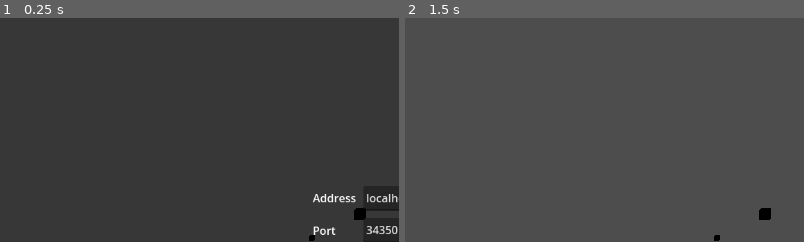
Above: before the commit, frames 1-2 (left to right).
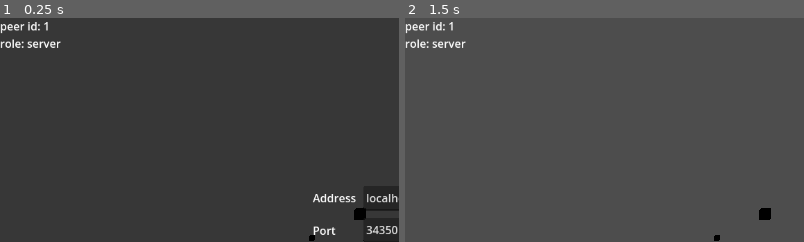
Above: after the commit, the same moments.

Repository: MathArtTechnologies/deivid-v-space
Game: Godot game, scene res://scenes/sand_box/MovementTest.tscn
The game is run twice, just before and just after one commit, with the same random seed, the same clock (stepped at 60 frames per second) and the same inputs.
Inputs (mouse positions are % of the whole screen's width and height, from its top left):
- Up to frame 1 (0.25 s): no input
- Up to frame 2 (1.5 s): click "Join" at 0.5 s; tap Enter at 1.25 s; move the mouse to (72, 45) at 1.27 s; hold W (forward) from 1.28 s (still down)
The pictures show only the part of the screen within x 0-50%, y 0-50%; the shares and areas given below are measured in that part.

The runs differ from the first frame. In frame 1, 0.5% of the frame differs, in the area x 0-16%, y 1-14%; in frame 2, 0.5%.

Commit message:
fix multiplayer, new character model

Diff:
--- a/project.godot
+++ b/project.godot
@@ -16,6 +16,10 @@
 config/features=PackedStringArray("4.5", "GL Compatibility")
 config/icon="res://icon.svg"
 
+[autoload]
+
+Globals="*res://scripts/sand_box/movement_test/globals.gd"
+
 [input]
 
 forward={
@@ -30,6 +34,11 @@
 , Object(InputEventKey,"resource_local_to_scene":false,"resource_name":"","device":-1,"window_id":0,"alt_pressed":false …(186 unchanged characters)…
 ]
 }
+pause={
+"deadzone": 0.2,
+"events": [Object(InputEventKey,"resource_local_to_scene":false,"resource_name":"","device":-1,"window_id":0,"alt_pressed":false,"shift_pressed":false,"ctrl_pressed":false,"meta_pressed":false,"pressed":false,"keycode":0,"physical_keycode":4194305,"key_label":0,"unicode":0,"location":0,"echo":false,"script":null)
+]
+}
 
 [rendering]
 
--- a/scenes/characters/Spaceship.tscn
+++ b/scenes/characters/Spaceship.tscn
@@ -1,11 +1,18 @@
-[gd_scene load_steps=8 format=3 uid="uid://cp0lfbi17x0r8"]
+[gd_scene load_steps=9 format=3 uid="uid://cp0lfbi17x0r8"]
 
 [ext_resource type="Script" uid="uid://d3vivlakbgdpo" path="res://scripts/characters/spaceship.gd" id="1_ffpsi"]
 [ext_resource type="PackedScene" uid="uid://lrwjwfaigr0t" path="res://scenes/components/CharacterVelocityComp.tscn" id="2_18nwe"]
 [ext_resource type="PackedScene" uid="uid://brsfw5qan0sh3" path="res://scenes/components/CharacterRotationComp.tscn" id="3_hyrv2"]
 [ext_resource type="PackedScene" uid="uid://f5aggkykyjuk" path="res://scenes/components/ControllerComp.tscn" id="3_w4wvo"]
+[ext_resource type="PackedScene" uid="uid://bsf6ytiyo7kyr" path="res://models/spaceship.glb" id="5_x7kw5"]
 
-[sub_resource type="SceneReplicationConfig" id="SceneReplicationConfig_hyrv2"]
+[sub_resource type="PrismMesh" id="PrismMesh_388g2"]
+size = Vector3(15, 20, 2)
+
+[sub_resource type="ConvexPolygonShape3D" id="ConvexPolygonShape3D_388g2"]
+points = PackedVector3Array(0, 10, 1, 7.5, -10, 1, -7.5, -10, 1, -7.5, -10, -1, 7.5, -10, -1, 0, 10, -1)
+
+[sub_resource type="SceneReplicationConfig" id="SceneReplicationConfig_x7kw5"]
 properties/0/path = NodePath(".:position")
 properties/0/spawn = true
 properties/0/replication_mode = 1
@@ -13,23 +20,18 @@
 properties/1/spawn = true
 properties/1/replication_mode = 1
 
-[sub_resource type="PrismMesh" id="PrismMesh_388g2"]
-size = Vector3(15, 20, 2)
-
-[sub_resource type="ConvexPolygonShape3D" id="ConvexPolygonShape3D_388g2"]
-points = PackedVector3Array(0, 10, 1, 7.5, -10, 1, -7.5, -10, 1, -7.5, -10, -1, 7.5, -10, -1, 0, 10, -1)
-
 [node name="Spaceship" type="CharacterBody3D"]
 transform = Transform3D(1, 0, 0, 0, -4.371139e-08, 1, 0, -1, -4.371139e-08, 0, 0, 0)
+collision_layer = 0
+collision_mask = 0
 script = ExtResource("1_ffpsi")
 
-[node name="MultiplayerSynchronizer" type="MultiplayerSynchronizer" parent="."]
-replication_config = SubResource("SceneReplicationConfig_hyrv2")
-
 [node name="Mesh" type="MeshInstance3D" parent="."]
+visible = false
 mesh = SubResource("PrismMesh_388g2")
 
 [node name="Collision" type="CollisionShape3D" parent="."]
+visible = false
 shape = SubResource("ConvexPolygonShape3D_388g2")
 
 [node name="CharacterVelocityComp" parent="." instance=ExtResource("2_18nwe")]
@@ -39,8 +41,14 @@
 [node name="ControllerComp" parent="." instance=ExtResource("3_w4wvo")]
 
 [node name="Camera" type="Camera3D" parent="."]
-transform = Transform3D(1, 0, 0, 0, -4.371139e-08, -1, 0, 1, -4.371139e-08, 0, -30, 4.5)
+transform = Transform3D(1, 0, 0, 0, -4.371139e-08, -1, 0, 1, -4.371139e-08, 0, -4, 1.5)
 fov = 60.0
 
 [node name="Light" type="DirectionalLight3D" parent="."]
-transform = Transform3D(1, 0, 0, 0, 0.49999997, -0.86602545, 0, 0.86602545, 0.49999997, 0, -20, 6)
+transform = Transform3D(1, 0, 0, 0, 0.49999997, -0.86602545, 0, 0.86602545, 0.49999997, 0, -3.7183535, 4.246027)
+
+[node name="spaceship" parent="." instance=ExtResource("5_x7kw5")]
+transform = Transform3D(1, 0, 0, 0, -4.371139e-08, -1, 0, 1, -4.371139e-08, 0, 0, 0)
+
+[node name="MultiplayerSynchronizer" type="MultiplayerSynchronizer" parent="."]
+replication_config = SubResource("SceneReplicationConfig_x7kw5")
--- a/scenes/sand_box/MovementTest.tscn
+++ b/scenes/sand_box/MovementTest.tscn
@@ -1,11 +1,8 @@
-[gd_scene load_steps=8 format=3 uid="uid://dxkypaiotqx0o"]
-
-[ext_resource type="Script" uid="uid://b6ganfq23sdj1" path="res://scripts/networking/server.gd" id="1_13c0c"]
+[gd_scene load_steps=5 format=3 uid="uid://dxkypaiotqx0o"]
+
 [ext_resource type="Script" uid="uid://du63oekpchia6" path="res://scripts/sand_box/movement_test/game.gd" id="1_xloyl"]
-[ext_resource type="Script" uid="uid://ch1agfobf4drk" path="res://scripts/networking/client.gd" id="2_xloyl"]
-[ext_resource type="Script" uid="uid://chapym3e2u8cm" path="res://scripts/sand_box/movement_test/ui.gd" id="3_5iirr"]
-[ext_resource type="PackedScene" uid="uid://f5aggkykyjuk" path="res://scenes/components/ControllerComp.tscn" id="4_4nmwc"]
-[ext_resource type="Script" uid="uid://du00rql103t1i" path="res://scripts/sand_box/movement_test/players_manager.gd" id="4_5iirr"]
+[ext_resource type="Script" uid="uid://b64trhrhyvtg7" path="res://scripts/sand_box/movement_test/ui_pause.gd" id="2_lgdfk"]
+[ext_resource type="Script" uid="uid://c3labu7i5bl68" path="res://scripts/sand_box/movement_test/ui_game.gd" id="4_13c0c"]
 
 [sub_resource type="BoxMesh" id="BoxMesh_7ud5i"]
 size = Vector3(5, 5, 5)
@@ -15,15 +12,6 @@
 
 [node name="Camera" type="Camera3D" parent="."]
 transform = Transform3D(-4.371139e-08, 0.34202015, -0.9396927, 0, 0.9396927, 0.34202015, 1, 1.4950176e-08, -4.107527e-08, -246.24948, 113.54675, 0)
-
-[node name="Server" type="Node" parent="."]
-script = ExtResource("1_13c0c")
-
-[node name="Client" type="Node" parent="."]
-script = ExtResource("2_xloyl")
-
-[node name="Players" type="Node" parent="."]
-script = ExtResource("4_5iirr")
 
 [node name="UI" type="Control" parent="."]
 process_mode = 3
@@ -33,7 +21,6 @@
 anchor_bottom = 1.0
 grow_horizontal = 2
 grow_vertical = 2
-script = ExtResource("3_5iirr")
 
 [node name="ColorRect" type="ColorRect" parent="UI"]
 layout_mode = 1
@@ -98,71 +85,8 @@
 layout_mode = 2
 text = "Host"
 
-[node name="ControllerComp" parent="UI" instance=ExtResource("4_4nmwc")]
-
-[node name="Environment" type="Node" parent="."]
-
-[node name="MeshInstance3D" type="MeshInstance3D" parent="Environment"]
-transform = Transform3D(1, 0, 0, 0, 1, 0, 0, 0, 1, 0.43856812, 9.928387, -94.54502)
-mesh = SubResource("BoxMesh_7ud5i")
-
-[node name="MeshInstance3D2" type="MeshInstance3D" parent="Environment"]
-transform = Transform3D(1, 0, 0, 0, 1, 0, 0, 0, 1, -45.509262, 9.928387, -94.54502)
-mesh = SubResource("BoxMesh_7ud5i")
-
-[node name="MeshInstance3D3" type="MeshInstance3D" parent="Environment"]
-transform = Transform3D(1, 0, 0, 0, 1, 0, 0, 0, 1, 52.706627, 9.928387, -94.54502)
-mesh = SubResource("BoxMesh_7ud5i")
-
-[node name="MeshInstance3D4" type="MeshInstance3D" parent="Environment"]
-transform = Transform3D(1, 0, 0, 0, 1, 0, 0, 0, 1, 0.43856812, 9.928387, 110.181786)
-mesh = SubResource("BoxMesh_7ud5i")
-
-[node name="MeshInstance3D5" type="MeshInstance3D" parent="Environment"]
-transform = Transform3D(1, 0, 0, 0, 1, 0, 0, 0, 1, -45.509262, 9.928387, 110.181786)
-mesh = SubResource("BoxMesh_7ud5i")
-
-[node name="MeshInstance3D6" type="MeshInstance3D" parent="Environment"]
-transform = Transform3D(1, 0, 0, 0, 1, 0, 0, 0, 1, 52.706627, 9.928387, 110.181786)
-mesh = SubResource("BoxMesh_7ud5i")
-
-[node name="MeshInstance3D7" type="MeshInstance3D" parent="Environment"]
-transform = Transform3D(1, 0, 0, 0, 1, 0, 0, 0, 1, 0.43856812, 76.296326, 29.496971)
-mesh = SubResource("BoxMesh_7ud5i")
-
-[node name="MeshInstance3D8" type="MeshInstance3D" parent="Environment"]
-transform = Transform3D(1, 0, 0, 0, 1, 0, 0, 0, 1, -45.509262, 76.296326, 29.496971)
-mesh = SubResource("BoxMesh_7ud5i")
-
-[node name="MeshInstance3D9" type="MeshInstance3D" parent="Environment"]
-transform = Transform3D(1, 0, 0, 0, 1, 0, 0, 0, 1, 52.706627, 76.296326, 29.496971)
-mesh = SubResource("BoxMesh_7ud5i")
-
-[node name="MeshInstance3D10" type="MeshInstance3D" parent="Environment"]
-transform = Transform3D(1, 0, 0, 0, 1, 0, 0, 0, 1, 0.43856812, -50.056442, 29.496971)
-mesh = SubResource("BoxMesh_7ud5i")
-
-[node name="MeshInstance3D11" type="MeshInstance3D" parent="Environment"]
-transform = Transform3D(1, 0, 0, 0, 1, 0, 0, 0, 1, -45.509262, -50.056442, 29.496971)
-mesh = SubResource("BoxMesh_7ud5i")
-
-[node name="MeshInstance3D12" type="MeshInstance3D" parent="Environment"]
-transform = Transform3D(1, 0, 0, 0, 1, 0, 0, 0, 1, 52.706627, -50.056442, 29.496971)
-mesh = SubResource("BoxMesh_7ud5i")
-
-[node name="MeshInstance3D13" type="MeshInstance3D" parent="Environment"]
-transform = Transform3D(0.15963995, 0, 0.9871753, 0, 1, 0, -0.9871753, 0, 0.15963995, -110.01046, 76.296326, 31.576696)
-mesh = SubResource("BoxMesh_7ud5i")
-
-[node name="MeshInstance3D14" type="MeshInstance3D" parent="Environment"]
-transform = Transform3D(0.15963995, 0, 0.9871753, 0, 1, 0, -0.9871753, 0, 0.15963995, -117.345566, 76.296326, 76.93526)
-mesh = SubResource("BoxMesh_7ud5i")
-
-[node name="MeshInstance3D15" type="MeshInstance3D" parent="Environment"]
-transform = Transform3D(0.15963995, 0, 0.9871753, 0, 1, 0, -0.9871753, 0, 0.15963995, -101.66639, 76.296326, -20.021042)
-mesh = SubResource("BoxMesh_7ud5i")
-
 [node name="UIPause" type="Control" parent="."]
+process_mode = 3
 visible = false
 layout_mode = 3
 anchors_preset = 15
@@ -170,6 +94,7 @@
 anchor_bottom = 1.0
 grow_horizontal = 2
 grow_vertical = 2
+script = ExtResource("2_lgdfk")
 
 [node name="ColorRect" type="ColorRect" parent="UIPause"]
 layout_mode = 1
@@ -181,6 +106,7 @@
 color = Color(0, 0, 0, 0.28235295)
 
 [node name="Label" type="Label" parent="UIPause"]
+visible = false
 layout_mode = 1
 anchors_preset = 8
 anchor_left = 0.5
@@ -195,10 +121,92 @@
 grow_vertical = 2
 text = "Paused"
 
+[node name="UIGame" type="Control" parent="."]
+layout_mode = 3
+anchors_preset = 0
+offset_right = 362.0
+offset_bottom = 223.0
+script = ExtResource("4_13c0c")
+
+[node name="LPeerId" type="Label" parent="UIGame"]
+layout_mode = 0
+offset_right = 40.0
+offset_bottom = 23.0
+text = "Peer Id: ####"
+
+[node name="LRole" type="Label" parent="UIGame"]
+layout_mode = 0
+offset_top = 25.0
+offset_right = 182.0
+offset_bottom = 74.0
+text = "Role: #####
+"
+
+[node name="Environment" type="Node" parent="."]
+
+[node name="MeshInstance3D" type="MeshInstance3D" parent="Environment"]
+transform = Transform3D(1, 0, 0, 0, 1, 0, 0, 0, 1, 0.43856812, 9.928387, -94.54502)
+mesh = SubResource("BoxMesh_7ud5i")
+
+[node name="MeshInstance3D2" type="MeshInstance3D" parent="Environment"]
+transform = Transform3D(1, 0, 0, 0, 1, 0, 0, 0, 1, -45.509262, 9.928387, -94.54502)
+mesh = SubResource("BoxMesh_7ud5i")
+
+[node name="MeshInstance3D3" type="MeshInstance3D" parent="Environment"]
+transform = Transform3D(1, 0, 0, 0, 1, 0, 0, 0, 1, 52.706627, 9.928387, -94.54502)
+mesh = SubResource("BoxMesh_7ud5i")
+
+[node name="MeshInstance3D4" type="MeshInstance3D" parent="Environment"]
+transform = Transform3D(1, 0, 0, 0, 1, 0, 0, 0, 1, 0.43856812, 9.928387, 110.181786)
+mesh = SubResource("BoxMesh_7ud5i")
+
+[node name="MeshInstance3D5" type="MeshInstance3D" parent="Environment"]
+transform = Transform3D(1, 0, 0, 0, 1, 0, 0, 0, 1, -45.509262, 9.928387, 110.181786)
+mesh = SubResource("BoxMesh_7ud5i")
+
+[node name="MeshInstance3D6" type="MeshInstance3D" parent="Environment"]
+transform = Transform3D(1, 0, 0, 0, 1, 0, 0, 0, 1, 52.706627, 9.928387, 110.181786)
+mesh = SubResource("BoxMesh_7ud5i")
+
+[node name="MeshInstance3D7" type="MeshInstance3D" parent="Environment"]
+transform = Transform3D(1, 0, 0, 0, 1, 0, 0, 0, 1, 0.43856812, 76.296326, 29.496971)
+mesh = SubResource("BoxMesh_7ud5i")
+
+[node name="MeshInstance3D8" type="MeshInstance3D" parent="Environment"]
+transform = Transform3D(1, 0, 0, 0, 1, 0, 0, 0, 1, -45.509262, 76.296326, 29.496971)
+mesh = SubResource("BoxMesh_7ud5i")
+
+[node name="MeshInstance3D9" type="MeshInstance3D" parent="Environment"]
+transform = Transform3D(1, 0, 0, 0, 1, 0, 0, 0, 1, 52.706627, 76.296326, 29.496971)
+mesh = SubResource("BoxMesh_7ud5i")
+
+[node name="MeshInstance3D10" type="MeshInstance3D" parent="Environment"]
+transform = Transform3D(1, 0, 0, 0, 1, 0, 0, 0, 1, 0.43856812, -50.056442, 29.496971)
+mesh = SubResource("BoxMesh_7ud5i")
+
+[node name="MeshInstance3D11" type="MeshInstance3D" parent="Environment"]
+transform = Transform3D(1, 0, 0, 0, 1, 0, 0, 0, 1, -45.509262, -50.056442, 29.496971)
+mesh = SubResource("BoxMesh_7ud5i")
+
+[node name="MeshInstance3D12" type="MeshInstance3D" parent="Environment"]
+transform = Transform3D(1, 0, 0, 0, 1, 0, 0, 0, 1, 52.706627, -50.056442, 29.496971)
+mesh = SubResource("BoxMesh_7ud5i")
+
+[node name="MeshInstance3D13" type="MeshInstance3D" parent="Environment"]
+transform = Transform3D(0.15963995, 0, 0.9871753, 0, 1, 0, -0.9871753, 0, 0.15963995, -110.01046, 76.296326, 31.576696)
+mesh = SubResource("BoxMesh_7ud5i")
+
+[node name="MeshInstance3D14" type="MeshInstance3D" parent="Environment"]
+transform = Transform3D(0.15963995, 0, 0.9871753, 0, 1, 0, -0.9871753, 0, 0.15963995, -117.345566, 76.296326, 76.93526)
+mesh = SubResource("BoxMesh_7ud5i")
+
+[node name="MeshInstance3D15" type="MeshInstance3D" parent="Environment"]
+transform = Transform3D(0.15963995, 0, 0.9871753, 0, 1, 0, -0.9871753, 0, 0.15963995, -101.66639, 76.296326, -20.021042)
+mesh = SubResource("BoxMesh_7ud5i")
+
 [node name="MultiplayerSpawner" type="MultiplayerSpawner" parent="."]
 _spawnable_scenes = PackedStringArray("uid://cp0lfbi17x0r8")
-spawn_path = NodePath("../Players")
+spawn_path = NodePath("..")
 
 [connection signal="pressed" from="UI/VBoxContainer/ButtonJoin" to="UI" method="_on_button_join_pressed"]
 [connection signal="pressed" from="UI/VBoxContainer/ButtonHost" to="UI" method="_on_button_host_pressed"]
-[connection signal="spawned" from="MultiplayerSpawner" to="Players" method="_on_multiplayer_spawner_spawned"]
--- a/scripts/characters/spaceship.gd
+++ b/scripts/characters/spaceship.gd
@@ -3,6 +3,8 @@
 var character_velocity_comp : CharacterVelocityComp
 var controller_comp : ControllerComp
 var character_rotation_component : CharacterRotationComp
+
+var speed = 10
 
 var camera : Camera3D
 
@@ -19,11 +21,17 @@
 
 	self.camera = $Camera
 
+	if is_multiplayer_authority():
+		self.camera.current = true
+
 	self.controller_comp = $ControllerComp
 	self.controller_comp.camera = self.camera
 	self.controller_comp.entity = self
 
 func _input(event: InputEvent) -> void:
+	if not is_multiplayer_authority():
+		return
+
 	if event.is_action_pressed("ui_text_backspace"):
 		self.position = Vector3(4, 4, 4)
 
@@ -31,9 +39,10 @@
 	if not is_multiplayer_authority():
 		return
 
-	push_warning("system player pos: ", self.position)
+	if Constants.paused == true:
+		return
 
-	self.character_velocity_comp.direction = self.controller_comp.get_move_direction()
+	self.character_velocity_comp.direction = self.controller_comp.get_move_direction() * delta * speed
 	self.character_rotation_component.rotation = self.controller_comp.get_rotation()
 
 	move_and_slide()
--- a/scripts/components/controller_comp.gd
+++ b/scripts/components/controller_comp.gd
@@ -5,16 +5,8 @@
 
 var viewport : Viewport
 
-var do_reposition_mouse : bool = true
-
-signal pause()
-
 func _ready() -> void:
 	self.viewport = get_viewport()
-
-func _input(event: InputEvent) -> void:
-	if event.is_action_pressed("ui_cancel"):
-		self.pause.emit()
 
 func get_move_direction() -> Vector3:
 	var direction = 0
@@ -39,11 +31,11 @@
 
 	return rotation.normalized()
 
-func _physics_process(delta: float) -> void:
+func _physics_process(_delta: float) -> void:
 	if not is_multiplayer_authority():
 		return
 
-	if self.do_reposition_mouse == false:
+	if Constants.paused == true:
 		return
 
 	var mouse_pos := self.viewport.get_mouse_position()
--- a/scripts/networking/client.gd
+++ /dev/null
@@ -1,19 +0,0 @@
-class_name Client extends Node
-
-var player_scene : PackedScene
-
-@onready var players_manager : PlayersManager = $"../Players"
-
-func _ready() -> void:
-	self.player_scene = preload("res://scenes/characters/Spaceship.tscn")
-
-func connect_to_server(host : String, port : int) -> void:
-	push_warning("called connect_to_server")
-
-	var peer := ENetMultiplayerPeer.new()
-
-	peer.create_client(host, port)
-
-	multiplayer.multiplayer_peer = peer
-
-	push_warning("system peer_id is: ", multiplayer.get_unique_id())
--- a/scripts/networking/server.gd
+++ /dev/null
@@ -1,24 +0,0 @@
-class_name Server extends Node
-
-var PORT := 34350
-var MAX_CLIENTS := 10
-
-func _ready() -> void:
-	pass
-
-func start_server(port : int = self.PORT, max_clients : int = self.MAX_CLIENTS) -> void:
-	push_warning("called start_server")
-
-	self.PORT = port
-	self.MAX_CLIENTS = max_clients
-
-	var peer = ENetMultiplayerPeer.new()
-
-	peer.create_server(self.PORT, self.MAX_CLIENTS)
-
-	multiplayer.multiplayer_peer = peer
-
-	push_warning("peer id for this sesion is: ", peer.get_unique_id())
-
-func kill_server() -> void:
-	multiplayer.multiplayer_peer = OfflineMultiplayerPeer.new()
--- a/scripts/sand_box/movement_test/game.gd
+++ b/scripts/sand_box/movement_test/game.gd
@@ -1,4 +1,49 @@
 class_name Game extends Node3D
 
+@onready var ui = $UI
+@onready var ui_pause = $UIPause
+@onready var host_button : Button = $UI/VBoxContainer/ButtonHost
+@onready var join_button : Button = $UI/VBoxContainer/ButtonJoin
+
+var address : String
+var port : int
+var max_clients : int
+var peer : ENetMultiplayerPeer
+
 func _ready() -> void:
-	pass
+	self.peer = ENetMultiplayerPeer.new()
+	self.address = "localhost"
+	self.port = 3435
+	self.max_clients = 10
+
+	self.host_button.pressed.connect(self._on_host_pressed)
+	self.join_button.pressed.connect(self._on_join_pressed)
+
+	multiplayer.peer_connected.connect(self._on_peer_connected)
+	multiplayer.connected_to_server.connect(self._on_connected_to_server)
+
+func _on_host_pressed() -> void:
+	self.peer.create_server(self.port, self.max_clients)
+	multiplayer.multiplayer_peer = self.peer
+	self.ui.hide()
+	self._spawn_player(1)
+
+func _on_join_pressed() -> void:
+	self.peer.create_client(self.address, self.port)
+	multiplayer.multiplayer_peer = self.peer
+	self.ui.hide()
+
+func _on_peer_connected(peer_id: int) -> void:
+	self._spawn_player(peer_id)
+
+func _on_connected_to_server() -> void:
+	self._spawn_player(multiplayer.get_unique_id())
+
+func _spawn_player(peer_id: int) -> void:
+	var scene = preload("res://scenes/characters/Spaceship.tscn")
+	var player = scene.instantiate()
+
+	player.set_multiplayer_authority(peer_id)
+	player.name = str(peer_id)
+
+	get_parent().add_child(player)
--- /dev/null
+++ b/scripts/sand_box/movement_test/globals.gd
@@ -0,0 +1,4 @@
+class_name Constants
+extends Node
+
+static var paused = false
--- a/scripts/sand_box/movement_test/players_manager.gd
+++ b/scripts/sand_box/movement_test/players_manager.gd
@@ -14,21 +14,17 @@
 	self._add_player_character(peer_id)
 
 func _add_player_character(peer_id : int):
+	if not multiplayer.is_server():
+		return
+
 	var player_character : Spaceship = self.player_scene.instantiate()
 
 	if peer_id == 1:
 		return
 
 	player_character.name = str(peer_id)
-	player_character.set_multiplayer_authority(peer_id)
-	#else:
-		#player_character.name = str()
-		#player_character.set_multiplayer_authority(multiplayer.get_unique_id())
 
 	self.add_child(player_character)
-
-	if player_character.is_multiplayer_authority():
-		player_character.camera.current = true
 
 	self.spawned_character.emit(peer_id)
 
--- a/scripts/sand_box/movement_test/ui.gd
+++ /dev/null
@@ -1,51 +0,0 @@
-class_name MovementTestUI extends Control
-
-var server : Server
-var client : Client
-var controller_comp : ControllerComp
-
-var ui_pause : Control
-var host_edit : TextEdit
-var port_edit : TextEdit
-
-func _ready() -> void:
-	self.visible = true
-	self.client = $"../Client"
-	self.server = $"../Server"
-
-	self.ui_pause = $"../UIPause"
-
-	self.controller_comp = $ControllerComp
-	self.controller_comp.do_reposition_mouse = false
-	self.controller_comp.pause.connect(self._on_pause)
-
-	self.host_edit = $VBoxContainer/HBoxContainer/Host
-	self.port_edit = $VBoxContainer/HBoxContainer2/Port
-
-func _on_pause() -> void:
-	var tree = get_tree()
-
-	if tree.paused:
-		self.ui_pause.visible = false
-		tree.paused = false
-	else:
-		self.ui_pause.visible = true
-		tree.paused = true
-
-func _on_button_join_pressed() -> void:
-	push_warning("called _on_button_join_pressed")
-	var host = self.host_edit.text.strip_edges()
-	var port = int(self.port_edit.text.strip_edges())
-
-	self.client.connect_to_server(host, port)
-
-	self.visible = false
-
-
-func _on_button_host_pressed() -> void:
-	push_warning("called _on_button_host_pressed")
-	var port = int(self.port_edit.text.strip_edges())
-
-	self.server.start_server(port)
-
-	self.visible = false
--- /dev/null
+++ b/scripts/sand_box/movement_test/ui_game.gd
@@ -0,0 +1,11 @@
+extends Control
+
+@onready var l_peer_id : Label = $LPeerId
+@onready var l_role : Label = $LRole
+
+func _ready() -> void:
+	pass
+
+func _process(_delta: float) -> void:
+	self.l_peer_id.text = "peer id: %d" % multiplayer.get_unique_id()
+	self.l_role.text = "role: server" if multiplayer.is_server() else "role: client"
--- /dev/null
+++ b/scripts/sand_box/movement_test/ui_pause.gd
@@ -0,0 +1,10 @@
+extends Control
+
+func _input(event: InputEvent) -> void:
+	if event.is_action_pressed("pause"):
+		self.set_pause(not Constants.paused)
+
+func set_pause(active : bool) -> void:
+	Input.mouse_mode = Input.MOUSE_MODE_VISIBLE if active else Input.MOUSE_MODE_CAPTURED
+	self.visible = active
+	Constants.paused = active
Binary file added: models/spaceship.glb
Not shown, added: models/spaceship.glb.import
Not shown, removed: scripts/networking/client.gd.uid
Not shown, removed: scripts/networking/server.gd.uid
Not shown, added: scripts/sand_box/movement_test/globals.gd.uid
Not shown, removed: scripts/sand_box/movement_test/ui.gd.uid
Not shown, added: scripts/sand_box/movement_test/ui_game.gd.uid
Not shown, added: scripts/sand_box/movement_test/ui_pause.gd.uid
